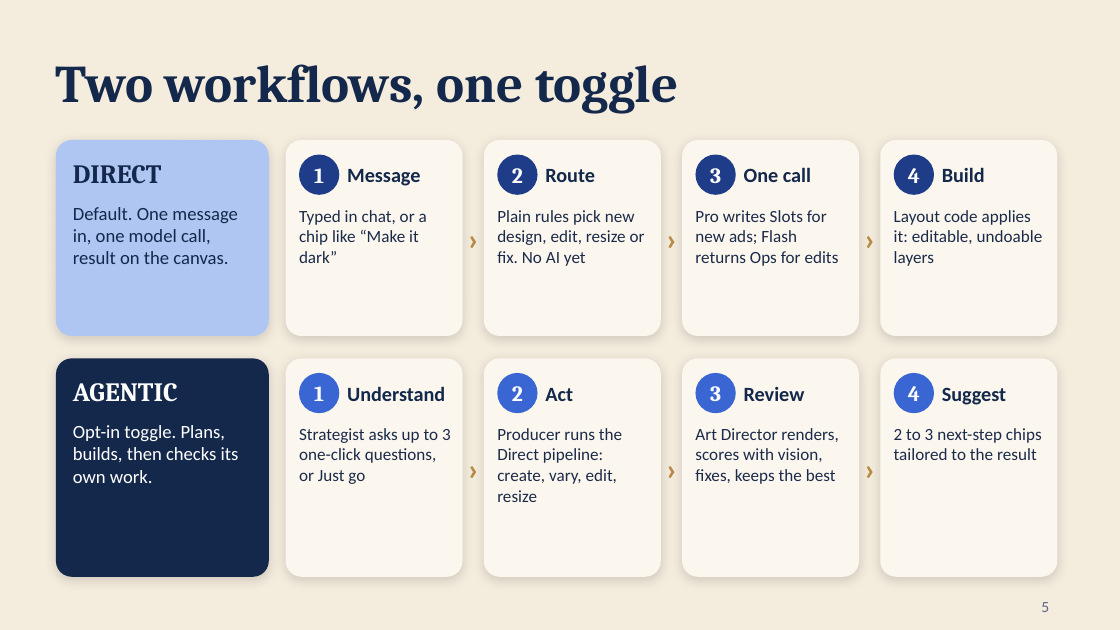
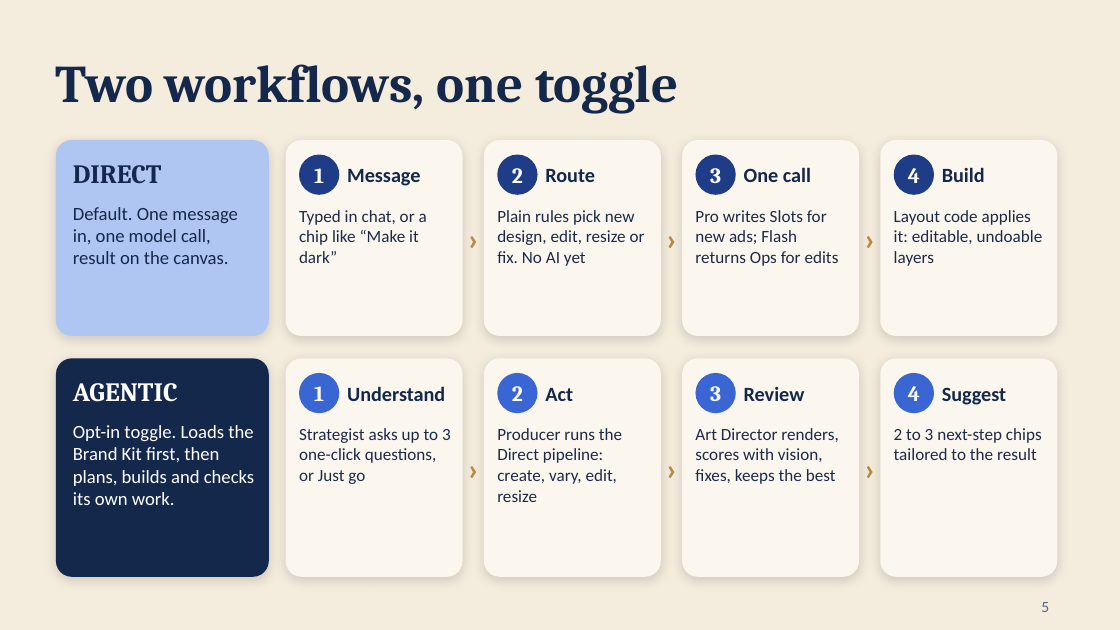
Before and after one commit to sreekarp/crux-ad-editor, a slide deck: slide 5 of docs/Xero-Copilot-Blue-Beige.pptx. Drawn at 1120x630 pixels with LibreOffice and Linux fonts; fonts in the diff are those of the drawing. Boxes give left, top, right and bottom in pixels: in the first picture for what was removed or moved away, otherwise in the second. Text is boxed around its words. In the diff, an @@ line names an element or a change of style, - is before the commit and + after.

```diff
--- a/docs/Xero-Copilot-Blue-Beige.pptx
+++ b/docs/Xero-Copilot-Blue-Beige.pptx
@@ text at box(73, 425, 254, 505): text changed @@
-Opt-in toggle. Plans, builds, then checks its own work.
+Opt-in toggle. Loads the Brand Kit first, then plans, builds and checks its own work.
```
Also in this commit, not shown: 3 other slides changed, 1 slide added.
